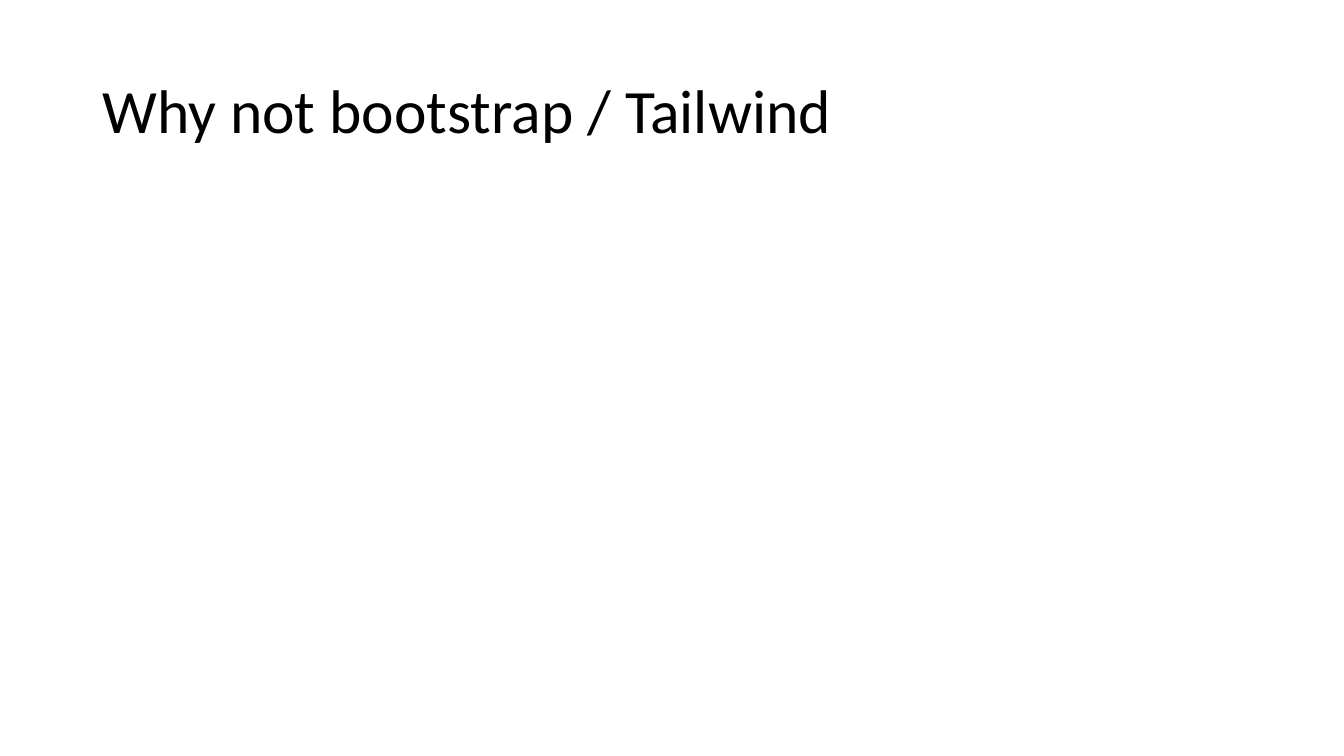
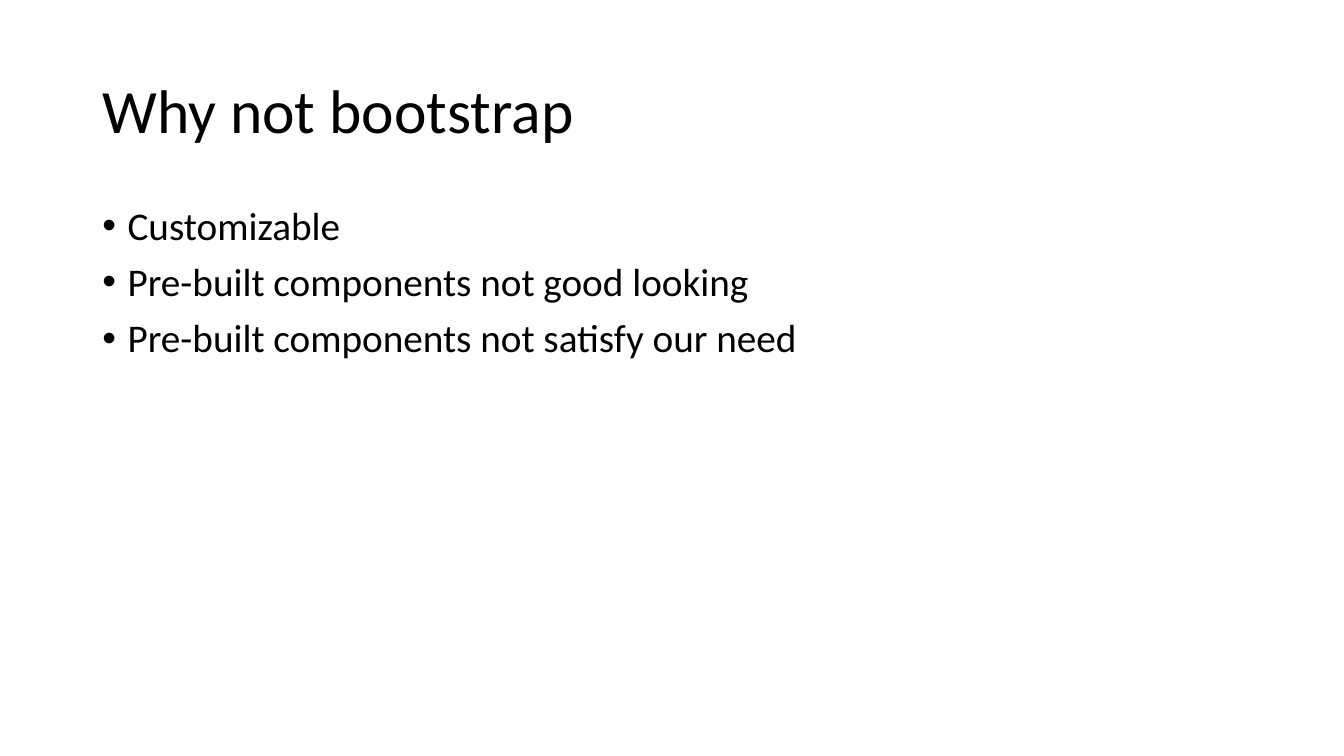
Before and after one commit to llkk87/frond-end-project, a slide deck: slide 6 of present-docs/project-presentation.pptx (slide 5 before the commit). Drawn at 1344x756 pixels with LibreOffice and Linux fonts; fonts in the diff are those of the drawing. Boxes give left, top, right and bottom in pixels: in the first picture for what was removed or moved away, otherwise in the second. Text is boxed around its words. In the diff, an @@ line names an element or a change of style, - is before the commit and + after.

```diff
--- a/present-docs/project-presentation.pptx
+++ b/present-docs/project-presentation.pptx
@@ title at bbox=[102, 90, 574, 143]: text changed @@
-Why not bootstrap / Tailwind
+Why not bootstrap
@@ text added at bbox=[128, 212, 796, 359], 28 pt, text #000000 @@
+• Customizable
+• Pre-built components not good looking
+• Pre-built components not satisfy our need
```
Also in this commit, not shown: 7 other slides changed, 1 slide added, 1 other file.
